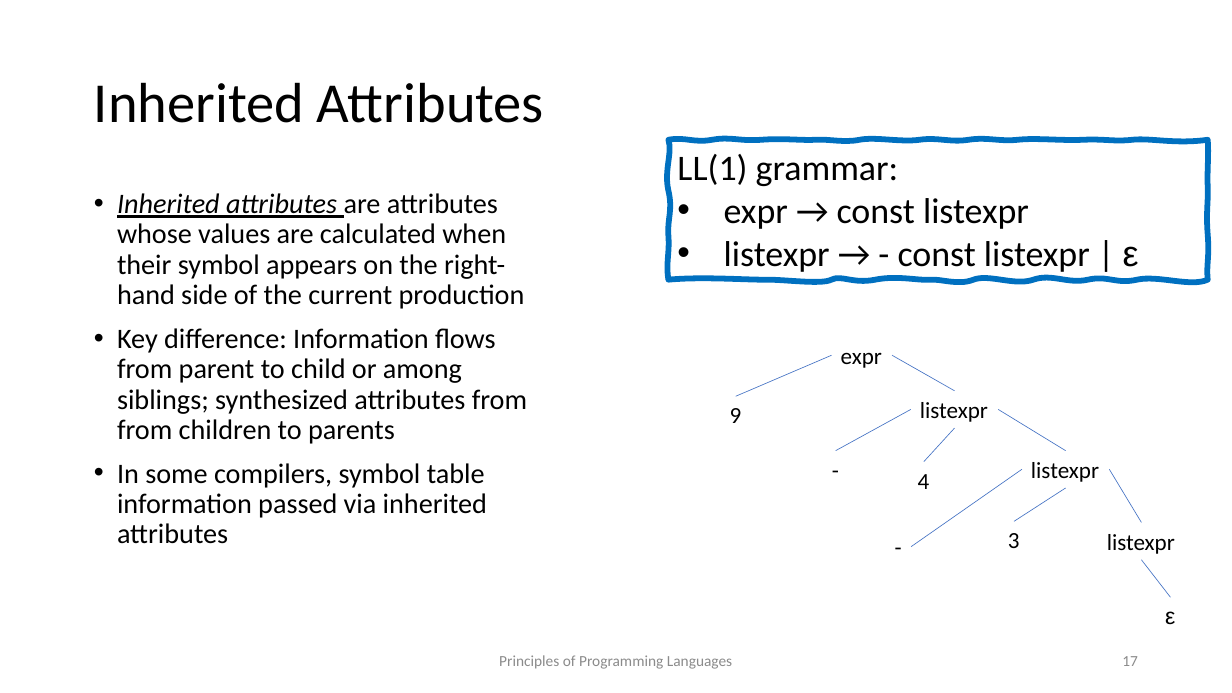
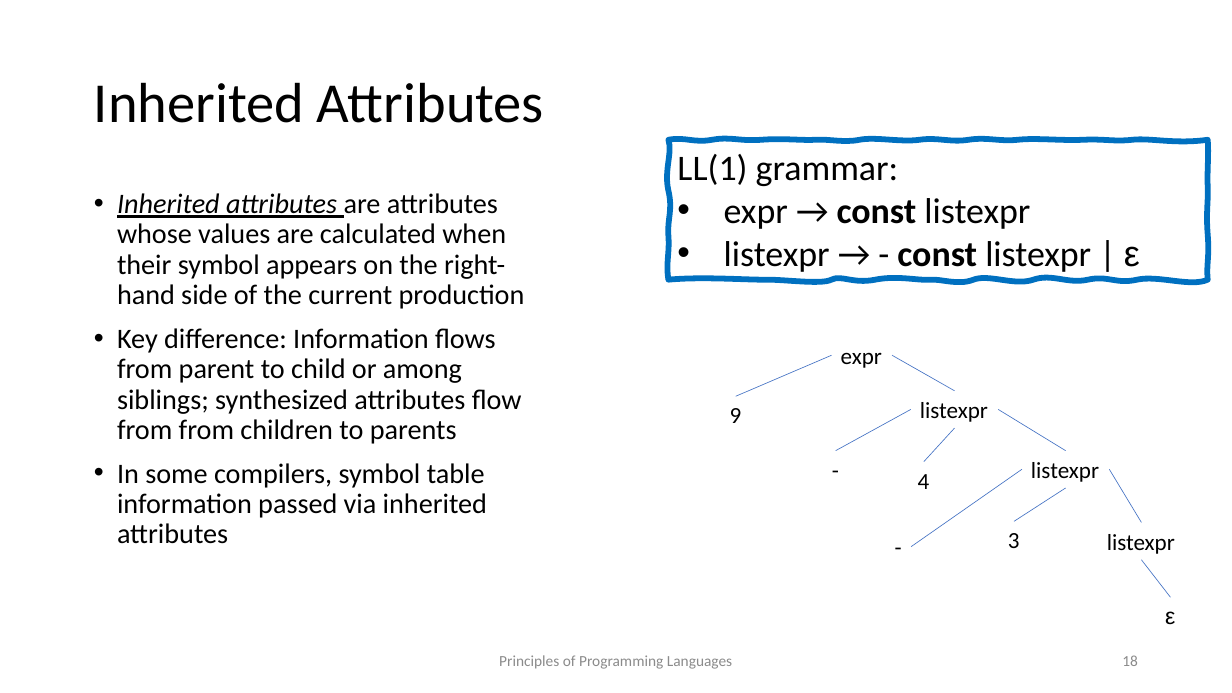
Before and after one commit to kongm/pl-design, a slide deck: slide 18 of semantics.pptx (slide 17 before the commit). Drawn at 1232x693 pixels with LibreOffice and Linux fonts; fonts in the diff are those of the drawing. Boxes give left, top, right and bottom in pixels: in the first picture for what was removed or moved away, otherwise in the second. Text is boxed around its words. In the diff, an @@ line names an element or a change of style, - is before the commit and + after.

```diff
--- a/semantics.pptx
+++ b/semantics.pptx
@@ text in freeform shape at (724,198,1140,275): bold on in "const", "const" @@
@@ text at (117,328,522,444): text changed @@
-• Key difference: Information flows from parent to child or among siblings; synthesized attributes from from children to parents
+• Key difference: Information flows from parent to child or among siblings; synthesized attributes flow from from children to parents
@@ page number at (1122,655,1138,666): text changed @@
-17
+18
```
Also in this commit, not shown: 4 other slides changed, 1 slide added, 1 other file.
